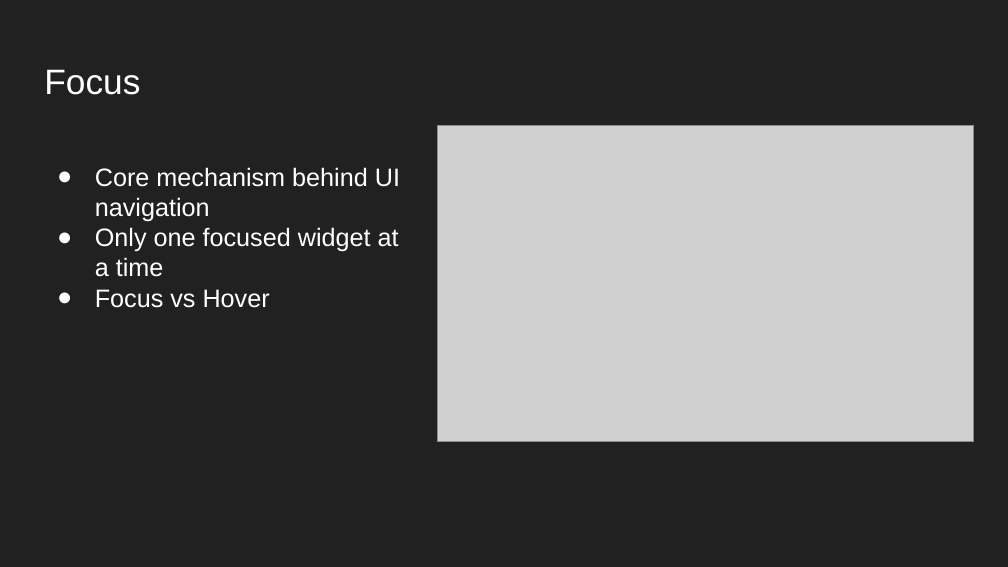
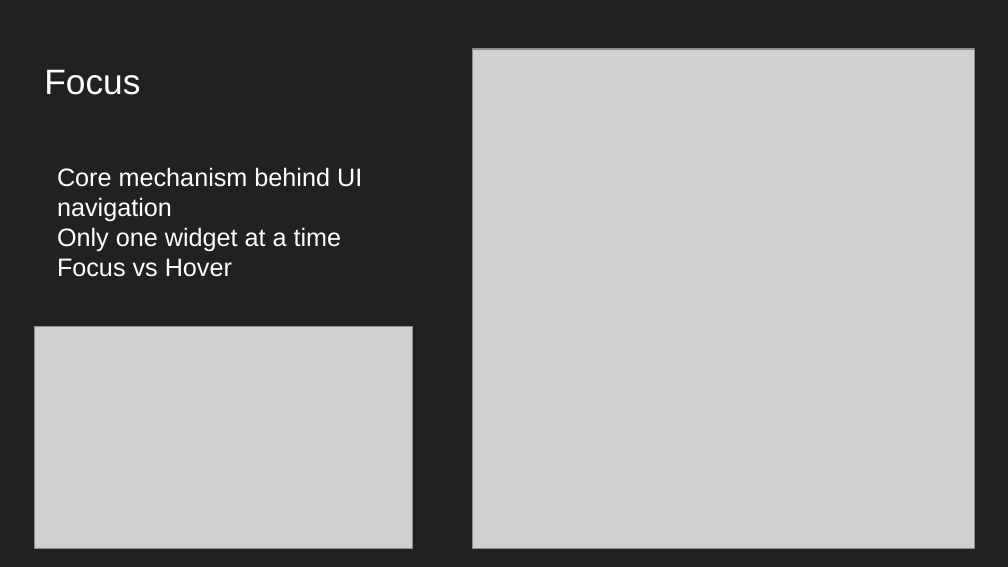
Before and after one commit to WotanCZ/MFF_UE_Lecture, a slide deck: slide 4 of UI/Unreal Engine Lecture - UI.pptx (slide 5 before the commit). Drawn at 1008x567 pixels with LibreOffice and Linux fonts; fonts in the diff are those of the drawing; grey boxes stand for pictures; background and template pictures are left out. Boxes give left, top, right and bottom in pixels: in the first picture for what was removed or moved away, otherwise in the second. Text is boxed around its words. In the diff, an @@ line names an element or a change of style, - is before the commit and + after.

Commit message:
Added Focus Logic, Presentation Updated

```diff
--- a/UI/Unreal Engine Lecture - UI.pptx
+++ b/UI/Unreal Engine Lecture - UI.pptx
@@ picture added at (x1=473, y1=49, x2=975, y2=549) @@
@@ title at (x1=57, y1=167, x2=362, y2=277): bullet ● to none @@
@@ title at (x1=57, y1=227, x2=342, y2=252): text changed @@
-● Only one focused widget at a time
+Only one widget at a time
@@ picture resized from (x1=437, y1=126, x2=974, y2=442) to (x1=35, y1=327, x2=413, y2=549) @@
```
Also in this commit, not shown: 6 other slides changed, 4 slides added, 2 slides removed, 2 other files.
